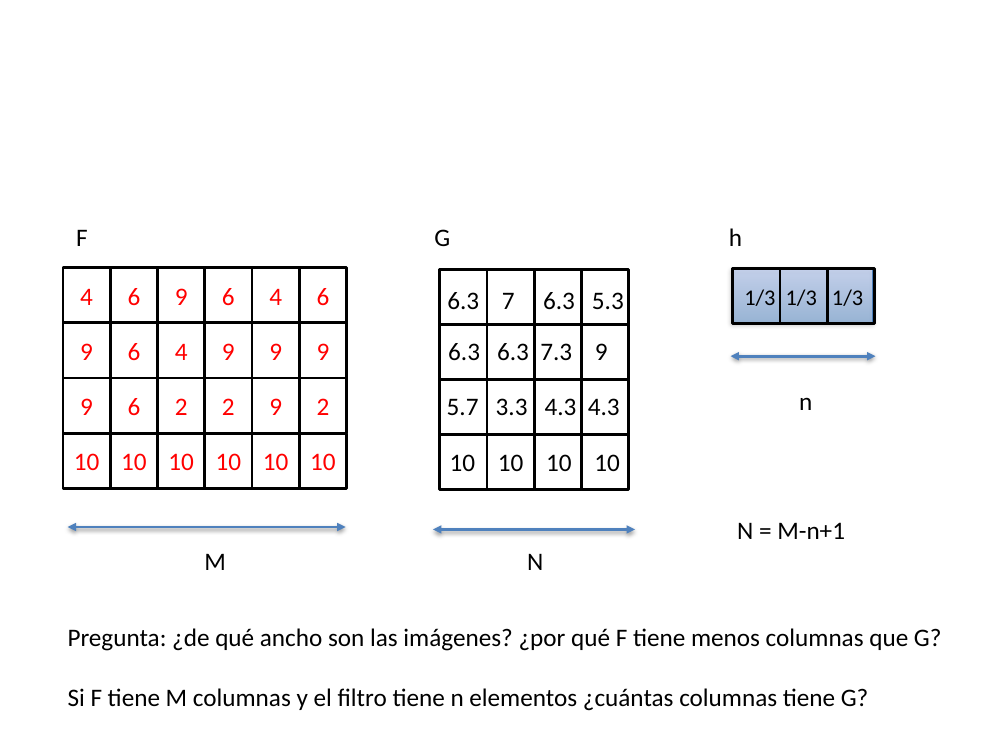
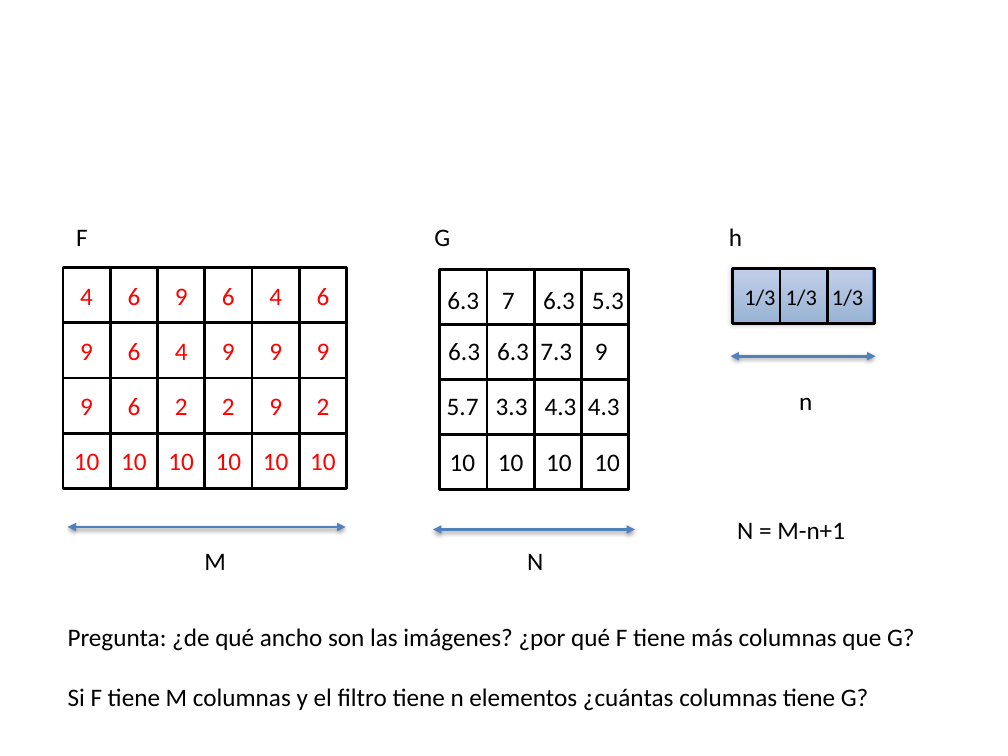
Before and after one commit to domingomery/imagenes, a slide deck: slide 12 of clases/Cap06_Restauracion/presentations/IMG06_EjemploBlur.pptx. Drawn at 1008x756 pixels with LibreOffice and Linux fonts; fonts in the diff are those of the drawing. Boxes give left, top, right and bottom in pixels: in the first picture for what was removed or moved away, otherwise in the second. Text is boxed around its words. In the diff, an @@ line names an element or a change of style, - is before the commit and + after.

```diff
--- a/clases/Cap06_Restauracion/presentations/IMG06_EjemploBlur.pptx
+++ b/clases/Cap06_Restauracion/presentations/IMG06_EjemploBlur.pptx
@@ text at [68, 628, 915, 651]: text changed @@
-Pregunta: ¿de qué ancho son las imágenes? ¿por qué F tiene menos columnas que G?
+Pregunta: ¿de qué ancho son las imágenes? ¿por qué F tiene más columnas que G?
```
Also in this commit, not shown: 2 other slides changed.
